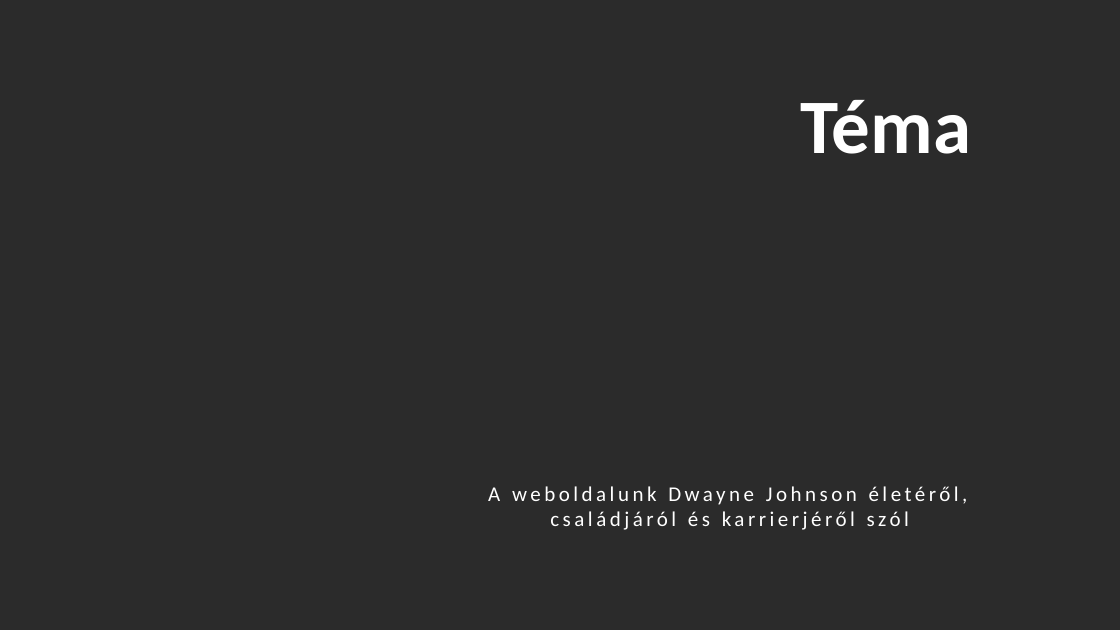
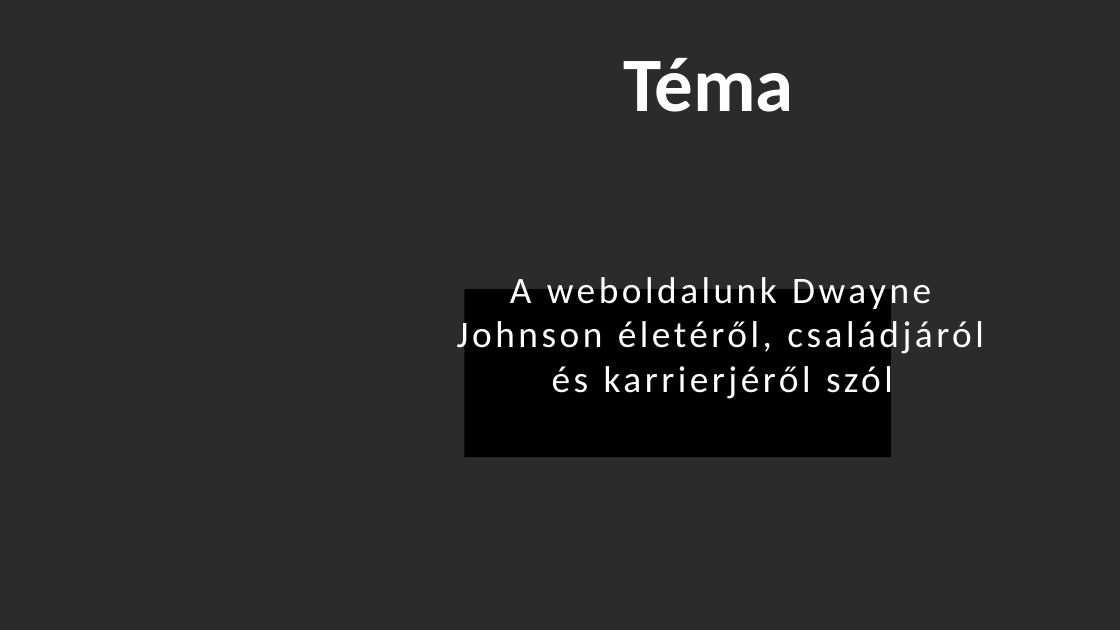
Before and after one commit to boksaylevente2009/Rajongoi9A-D, a slide deck: slide 2 of Dwayne Johnson.pptx. Drawn at 1120x630 pixels with LibreOffice and Linux fonts; fonts in the diff are those of the drawing; background and template pictures are left out; a plain dark background stands for a picture behind light text. Boxes give left, top, right and bottom in pixels: in the first picture for what was removed or moved away, otherwise in the second. Text is boxed around its words. In the diff, an @@ line names an element or a change of style, - is before the commit and + after.

```diff
--- a/Dwayne Johnson.pptx
+++ b/Dwayne Johnson.pptx
@@ text "Téma": place and size @@
-text "Téma" at box(800, 100, 971, 154)
+text "Téma" at box(623, 58, 794, 112)
@@ text "A weboldalunk Dwayne Johnson életéről, ...": place and size @@
-text "A weboldalunk Dwayne Johnson életéről, ..." at box(488, 486, 968, 530)
+text "A weboldalunk Dwayne Johnson életéről, ..." at box(457, 277, 984, 402)
@@ text "A weboldalunk Dwayne Johnson életéről, ..." at box(457, 277, 984, 402): size 18 to 32 pt @@
@@ rectangle added at box(465, 289, 891, 457), fill #000000 @@
```
Also in this commit, not shown: 2 other slides changed, 1 slide removed.
